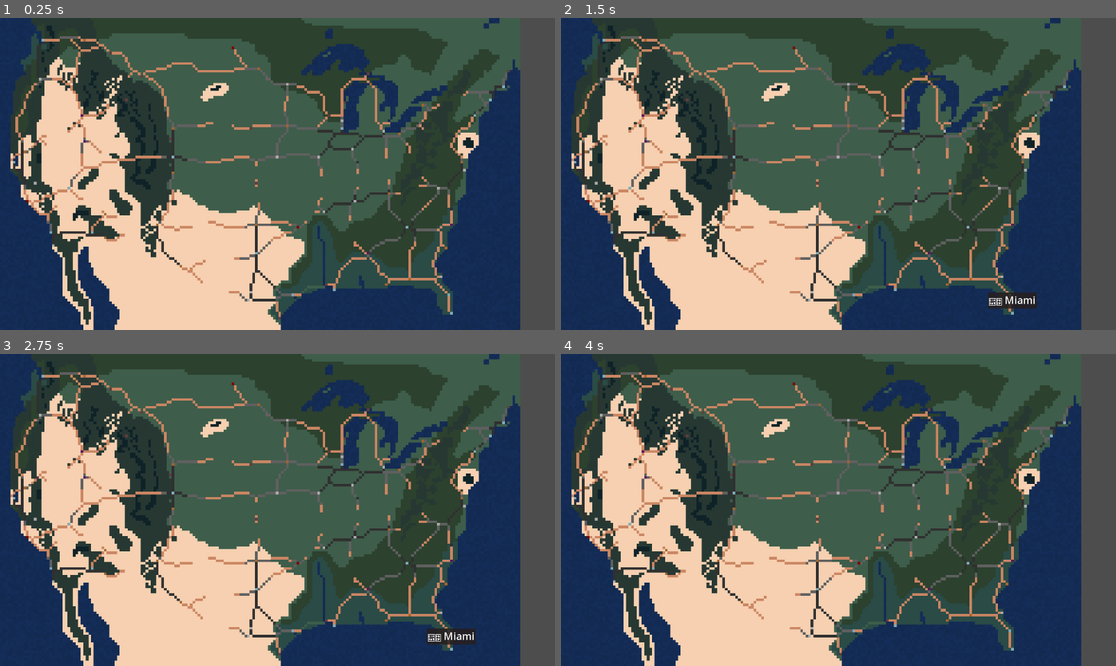
Above: before the commit, frames 1-4 (two rows, left to right).
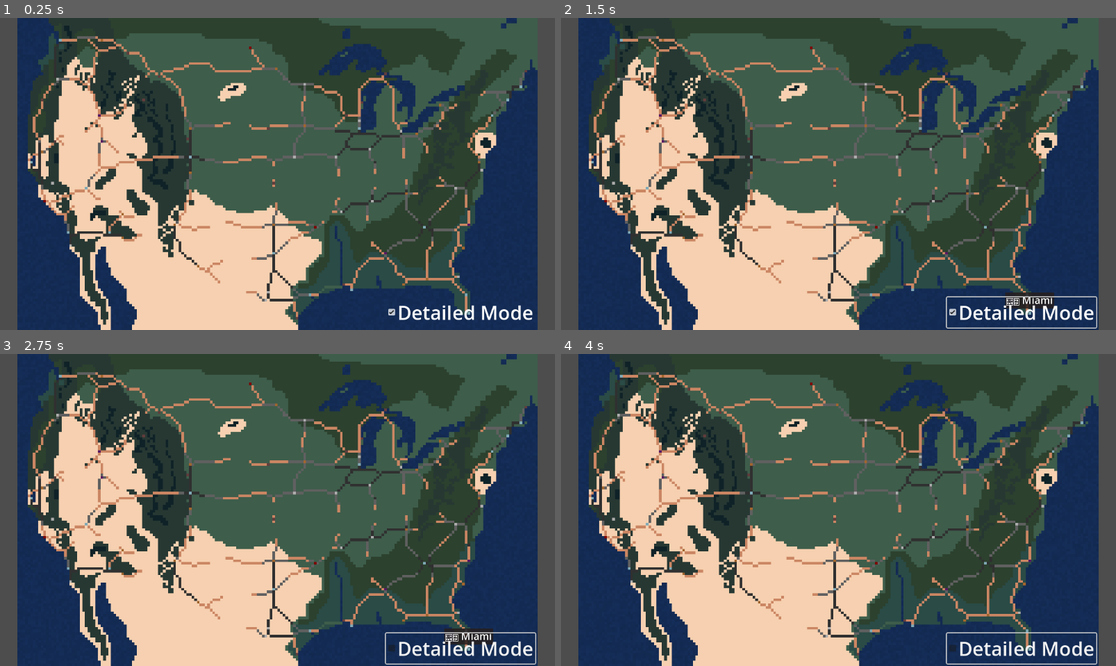
Above: after the commit, the same moments.

Repository: OoriData/DF_Godot
Game: Godot game, scene res://map_render.tscn
The game is run twice, just before and just after one commit, with the same random seed, the same clock (stepped at 60 frames per second) and the same inputs.
Inputs (mouse positions are in pixels of both pictures, inside the frame that each line leads up to):
- Up to frame 1 (0.25 s): no input
- Up to frame 2 (1.5 s): click (1021, 311) at 0.5 s, where only the run after the commit has a clickable "Detailed Mode"; click (1021, 311) at 1.25 s, where only the run after the commit has a clickable "Detailed Mode"
- Up to frame 3 (2.75 s): click (460, 647) at 2 s, where only the run after the commit has a clickable "Detailed Mode"
- Up to frame 4 (4 s): tap Enter at 2.75 s; move the mouse to (960, 494) at 2.77 s; click (960, 494) at 2.92 s; tap Space at 3.5 s; move the mouse to (727, 525) at 3.52 s; click (727, 525) at 3.67 s

The runs differ from the first frame. In frame 1, 36% of the frame differs, in the area x 0-97%, y 0-100%; in frame 2, 37%; in frame 3, 37%; in frame 4, 37%.

Commit message:
Checkbox!!!!

Diff:
--- a/main.gd
+++ b/main.gd
@@ -10,6 +10,8 @@
 # IMPORTANT: Adjust the path "$APICallsInstance" to the actual path of your APICalls node
 # in your scene tree relative to the node this script (main.gd) is attached to.
 @onready var api_calls_node: Node = $APICallsInstance # Adjust if necessary
+# IMPORTANT: Adjust this path to where you actually place your detailed view toggle in your scene tree!
+@onready var detailed_view_toggle: CheckBox = $DetailedViewToggleCheckbox # Example path
 
 var map_renderer  # Will be initialized in _ready()
 var map_tiles: Array = []  # Will hold the loaded tile data
@@ -73,6 +75,8 @@
 
 var _current_hover_info: Dictionary = {}  # To store what the mouse is currently hovering over
 var _selected_convoy_ids: Array[String] = [] # To store IDs of clicked/selected convoys
+
+var show_detailed_view: bool = true # Single flag for toggling detailed map features (grid & political)
 
 # Emojis for labels
 const CONVOY_STAT_EMOJIS: Dictionary = {
@@ -194,10 +198,17 @@
 	# Initial map render and display
 	map_renderer = MapRenderer.new() # Initialize the class member here
 
-	_update_map_display()
+	# Ensure map_display is correctly sized and positioned before the first render
+	# and before any UI elements dependent on its size/position are placed.
+	if is_instance_valid(map_display):
+		map_display.position = Vector2.ZERO
+		map_display.size = get_viewport_rect().size
+
+	_update_map_display() # Now render the map with map_display correctly sized
 
 	# Connect to the viewport's size_changed signal to re-render on window resize
 	get_viewport().connect('size_changed', Callable(self, '_on_viewport_size_changed'))
+	_on_viewport_size_changed() # Call once at the end of _ready to ensure all initial positions are correct
 
 	print('Main: Attempting to connect to APICallsInstance signals.')  # DEBUG
 	# Connect to the APICalls signal for convoy data
@@ -241,20 +252,38 @@
 	_visual_update_timer.timeout.connect(_on_visual_update_timer_timeout)
 	add_child(_visual_update_timer)
 	_visual_update_timer.start()
+
+	# --- Setup Detailed View Toggle ---
+	if is_instance_valid(detailed_view_toggle):
+		detailed_view_toggle.button_pressed = show_detailed_view # Set initial state
+		_update_detailed_view_toggle_position() # Set initial position
+		detailed_view_toggle.toggled.connect(_on_detailed_view_toggled)
+		print("Main: Detailed View toggle initialized and connected.")
+	else:
+		printerr("Main: DetailedViewToggleCheckbox node not found or invalid. Check the path in main.gd.")
+
 	print('Main: Visual update timer started for every %s seconds.' % VISUAL_UPDATE_INTERVAL_SECONDS)
 	print('Main: Convoy data refresh timer started for every %s seconds.' % REFRESH_INTERVAL_SECONDS)
 
 
 func _on_viewport_size_changed():
-	# This function will be called whenever the window size changes
-	# print('Viewport size changed, re-rendering map.')  # Removed for cleaner log
+	print("Main: _on_viewport_size_changed triggered.") # DEBUG
+	# Ensure map_display is always at the origin of its parent and fills the viewport
+	if is_instance_valid(map_display):
+		map_display.position = Vector2.ZERO
+		map_display.size = get_viewport_rect().size
+		print("Main: map_display reset to position (0,0) and size: ", map_display.size) # DEBUG
+
+	# Update positions of UI elements that depend on viewport/map_display size
 	if is_instance_valid(_refresh_notification_label):
 		_update_refresh_notification_position()
+	if is_instance_valid(detailed_view_toggle):
+		_update_detailed_view_toggle_position()
 	_update_map_display()
 
 
 func _update_map_display():
-	print('Main: _update_map_display() called.')  # DEBUG
+	# print('Main: _update_map_display() called.')  # DEBUG - Can be very noisy
 	if map_tiles.is_empty():
 		printerr('Cannot update map display: map_tiles is empty.')
 		return
@@ -262,7 +291,11 @@
 		printerr('Cannot update map display: map_renderer is not initialized.')
 		return
 
-	print('Main: map_tiles count: ', map_tiles.size(), ' (first row count: ', str(map_tiles[0].size()) if not map_tiles.is_empty() and map_tiles[0] is Array else 'N/A', ')')  # DEBUG
+	if not is_instance_valid(map_display): # Added safety check
+		printerr("Main: map_display is not valid in _update_map_display. Cannot render.")
+		return
+
+	# print('Main: map_tiles count: ', map_tiles.size(), ' (first row count: ', str(map_tiles[0].size()) if not map_tiles.is_empty() and map_tiles[0] is Array else 'N/A', ')')  # DEBUG
 
 	# --- Render the map ---
 	# Get the current viewport size to pass to the renderer
@@ -282,7 +315,9 @@
 		_throb_phase,             # Pass the current throb phase
 		_convoy_id_to_color_map,  # Pass the color map
 		_current_hover_info,      # Pass hover info here
-		_selected_convoy_ids      # Pass selected convoy IDs
+		_selected_convoy_ids,     # Pass selected convoy IDs
+		show_detailed_view,       # Pass detailed view flag for grid
+		show_detailed_view        # Pass detailed view flag for political colors
 	)
 	print('Main: map_renderer.render_map call completed.')  # DEBUG
 
@@ -1323,3 +1358,55 @@
 
 	var padding: float = 10.0  # Pixels from the edge
 	_refresh_notification_label.position = Vector2(viewport_size.x - label_size.x - padding, viewport_size.y - label_size.y - padding)
+
+# --- UI Toggle Handler ---
+func _on_detailed_view_toggled(button_pressed: bool) -> void:
+	show_detailed_view = button_pressed
+	print("Main: Detailed view toggled to: ", show_detailed_view)
+	_update_map_display() # Re-render the map
+
+
+func _update_detailed_view_toggle_position() -> void:
+	if not is_instance_valid(detailed_view_toggle):
+		return
+	print("--- Debug: _update_detailed_view_toggle_position ---")
+
+	if not map_display or not is_instance_valid(map_display.texture):
+		printerr("Main: Cannot position detailed_view_toggle, map_display or its texture is invalid.")
+		detailed_view_toggle.visible = false # Hide it if we can't position it
+		return
+	detailed_view_toggle.visible = true # Make sure it's visible if we can position it
+
+	print("map_display.position: ", map_display.position)
+	print("map_display.size: ", map_display.size)
+
+	var map_texture_size: Vector2 = map_display.texture.get_size()
+	var map_display_rect_size: Vector2 = map_display.size
+	if map_texture_size.x <= 0 or map_texture_size.y <= 0: # More robust check
+		printerr("Main: map_texture_size is zero. Aborting toggle position update.")
+		return
+	print("map_texture_size: ", map_texture_size)
+
+	var scale_x_ratio: float = map_display_rect_size.x / map_texture_size.x
+	var scale_y_ratio: float = map_display_rect_size.y / map_texture_size.y
+	var actual_scale: float = min(scale_x_ratio, scale_y_ratio)
+	print("actual_scale: ", actual_scale)
+
+	var displayed_texture_width: float = map_texture_size.x * actual_scale
+	var displayed_texture_height: float = map_texture_size.y * actual_scale
+	print("displayed_texture_width: ", displayed_texture_width, ", displayed_texture_height: ", displayed_texture_height)
+
+	var offset_x: float = (map_display_rect_size.x - displayed_texture_width) / 2.0
+	var offset_y: float = (map_display_rect_size.y - displayed_texture_height) / 2.0
+	print("offset_x: ", offset_x, ", offset_y: ", offset_y)
+
+	var toggle_size: Vector2 = detailed_view_toggle.get_minimum_size() # Get its actual size based on text and font
+	print("toggle_size: ", toggle_size)
+	print("LABEL_MAP_EDGE_PADDING: ", LABEL_MAP_EDGE_PADDING)
+
+	# Position relative to the displayed map texture area, with LABEL_MAP_EDGE_PADDING
+	# offset_x/y are relative to map_display. detailed_view_toggle.position is relative to its parent (this Node2D).
+	var target_x = map_display.position.x + offset_x + displayed_texture_width - toggle_size.x - LABEL_MAP_EDGE_PADDING
+	var target_y = map_display.position.y + offset_y + displayed_texture_height - toggle_size.y - LABEL_MAP_EDGE_PADDING
+	print("Calculated target_x: ", target_x, ", target_y: ", target_y)
+	detailed_view_toggle.position = Vector2(target_x, target_y)
--- a/map_render.gd
+++ b/map_render.gd
@@ -512,7 +512,9 @@
 		p_throb_phase: float = 0.0,  # For animating convoy icons,
 		p_convoy_id_to_color_map: Dictionary = {},  # For persistent convoy colors
 		p_hover_info: Dictionary = {},  # For hover-dependent labels.
-		p_selected_convoy_ids: Array = [] # New parameter for selected convoy IDs
+		p_selected_convoy_ids: Array = [], # New parameter for selected convoy IDs
+		p_show_grid: bool = true,           # New flag for grid visibility
+		p_show_political: bool = true       # New flag for political color visibility
 	) -> ImageTexture:
 	if tiles.is_empty() or not tiles[0] is Array or tiles[0].is_empty():
 		printerr('MapRender: Invalid or empty tiles data provided.')
@@ -628,23 +630,31 @@
 
 			# 3. Fill the entire tile cell with this darkened color (this forms the grid lines)
 			var full_tile_rect := Rect2i(current_tile_pixel_x, current_tile_pixel_y, current_tile_render_w, current_tile_render_h)
-			if full_tile_rect.size.x > 0 and full_tile_rect.size.y > 0:
-				map_image.fill_rect(full_tile_rect, actual_grid_line_color)
-
-			# 4. Draw political color layer (inset by grid_size, drawn on top of the darkened grid background)
-			_draw_political_inline(map_image, tile, current_tile_pixel_x, current_tile_pixel_y, current_tile_render_w, current_tile_render_h, scaled_grid_size)
+			if p_show_grid: # Only draw grid background if toggled on
+				if full_tile_rect.size.x > 0 and full_tile_rect.size.y > 0:
+					map_image.fill_rect(full_tile_rect, actual_grid_line_color)
+
+			# Determine inset for political layer based on whether grid is shown
+			var inset_for_political_drawing: int = 0
+			if p_show_grid:
+				inset_for_political_drawing = scaled_grid_size # Use the original scaled_grid_size for potential thickness
+
+			# 4. Draw political color layer (inset by grid_size if grid is shown, drawn on top of the darkened grid background or tile background)
+			if p_show_political: # Only draw political colors if toggled on
+				# The _draw_political_inline function itself checks if the political_color.a > 0.01
+				_draw_political_inline(map_image, tile, current_tile_pixel_x, current_tile_pixel_y, current_tile_render_w, current_tile_render_h, inset_for_political_drawing)
 
 			# 5. Draw terrain/settlement layer on top
-			var inset_for_terrain_content: int
-			if has_visible_political_color:
-				inset_for_terrain_content = scaled_grid_size + scaled_political_border_thickness
-			else:
-				inset_for_terrain_content = scaled_grid_size # Only grid inset if no political layer
+			var inset_for_terrain_content: int = 0
+			if p_show_grid: # If grid is shown, inset by grid size
+				inset_for_terrain_content += scaled_grid_size
+			if p_show_political and has_visible_political_color: # If political is shown AND this tile has political color, inset by political border
+				inset_for_terrain_content += scaled_political_border_thickness
+
 			var chosen_color_from_tile_bg = _draw_tile_bg(map_image, tile, current_tile_pixel_x, current_tile_pixel_y, current_tile_render_w, current_tile_render_h, inset_for_terrain_content, x, y)
 			if chosen_color_from_tile_bg == ERROR_COLOR:  # If you want to use this count, remove the underscore from _error_color_tile_count
 				_error_color_tile_count += 1
-			# TODO: _draw_highlight_or_lowlight also needs to be adapted to use the new rendering bounds if full consistency is desired.
-			# For now, it will use an approximated integer tile size for highlights.
+
 			var approx_int_tile_size_for_highlight = int(round(reference_float_tile_size_for_offsets))
 			_draw_highlight_or_lowlight(map_image, x, y, lowlights, lowlight_color, approx_int_tile_size_for_highlight, scaled_lowlight_inline_offset, LOWLIGHT_INLINE_WIDTH)
 
--- a/map_render.tscn
+++ b/map_render.tscn
@@ -12,3 +12,9 @@
 
 [node name="APICallsInstance" type="Node" parent="."]
 script = ExtResource("2_of6aa")
+
+[node name="DetailedViewToggleCheckbox" type="CheckBox" parent="."]
+offset_right = 24.0
+offset_bottom = 24.0
+theme_override_font_sizes/font_size = 40
+text = "Detailed Mode"
